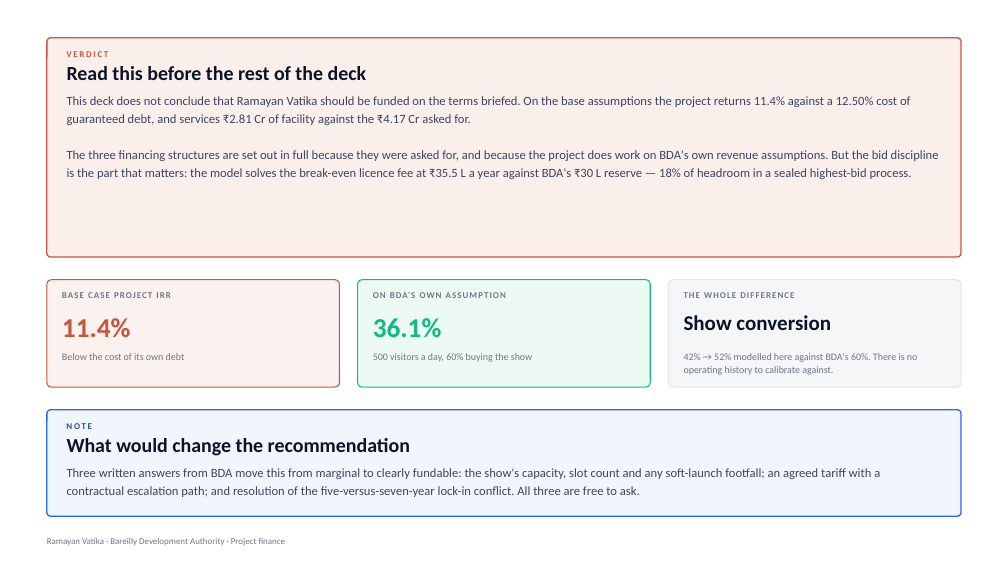
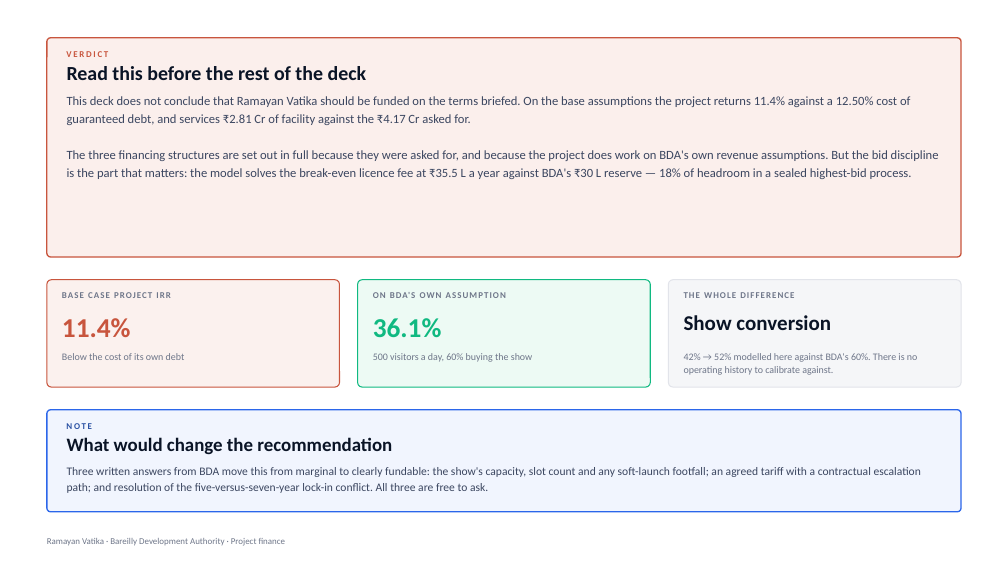
Before and after one commit to eodcfo/vappl-deck, a slide deck: slide 2 of pptx/EOD-Ramayan-Vatika-Project-Finance.pptx. Drawn at 1008x567 pixels with LibreOffice and Linux fonts; fonts in the diff are those of the drawing. Boxes give left, top, right and bottom in pixels: in the first picture for what was removed or moved away, otherwise in the second. Text is boxed around its words. In the diff, an @@ line names an element or a change of style, - is before the commit and + after.

```diff
--- a/pptx/EOD-Ramayan-Vatika-Project-Finance.pptx
+++ b/pptx/EOD-Ramayan-Vatika-Project-Finance.pptx
@@ rounded rectangle: place and size @@
-rounded rectangle at [47, 410, 961, 516]
+rounded rectangle at [47, 410, 961, 512]
@@ rounded rectangle at [47, 410, 961, 512]: proportions changed @@
@@ text "What would change the recommendation" at [67, 437, 392, 455]: size 19 to 18 pt; line spacing 21.9pt to 20.7pt @@
@@ text "Three written answers from BDA ..." at [67, 467, 921, 493]: size 12 to 11 pt; line spacing 17pt to 15.6pt @@
```
Also in this commit, not shown: 5 other slides changed, 14 other files.
